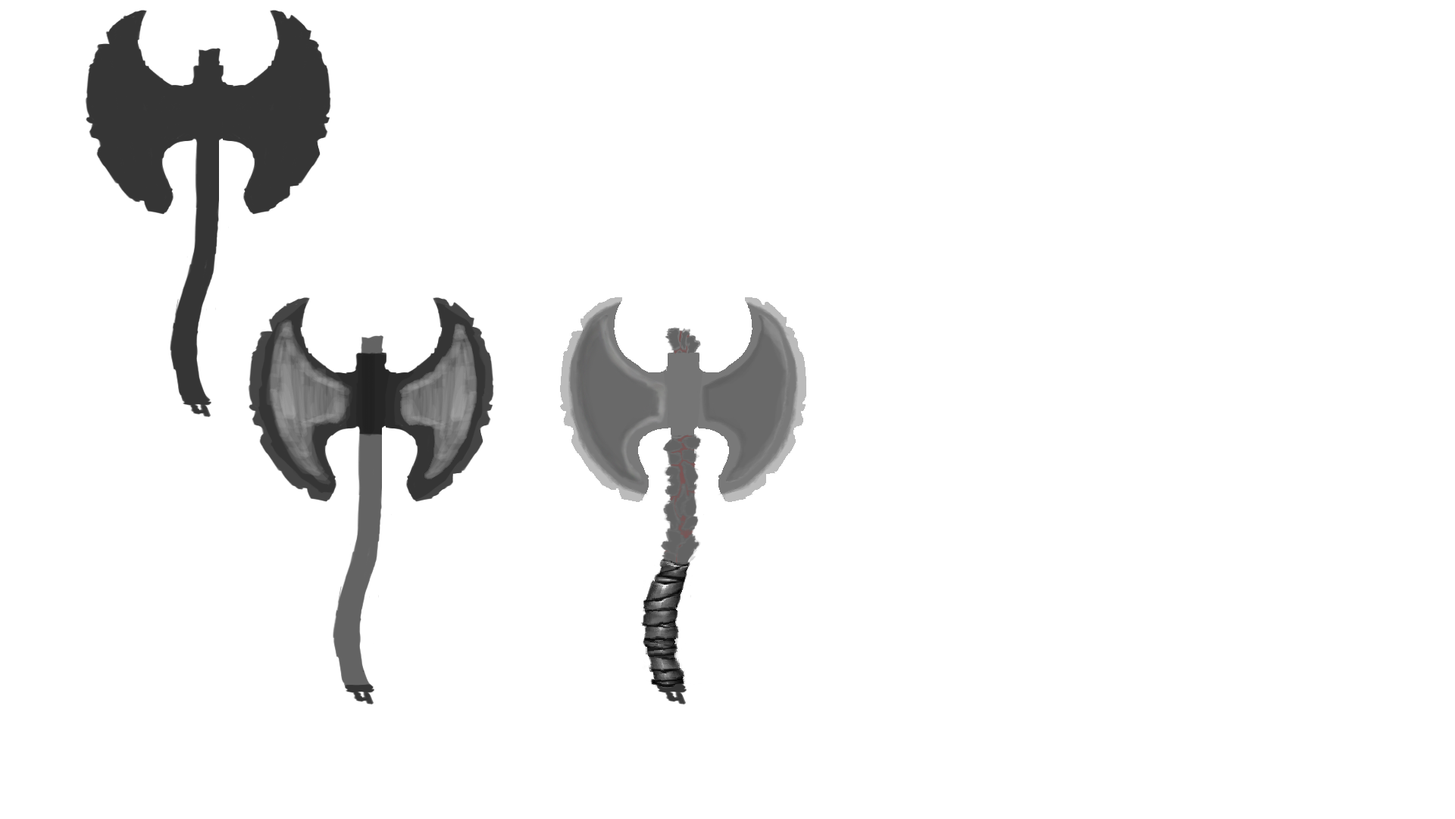
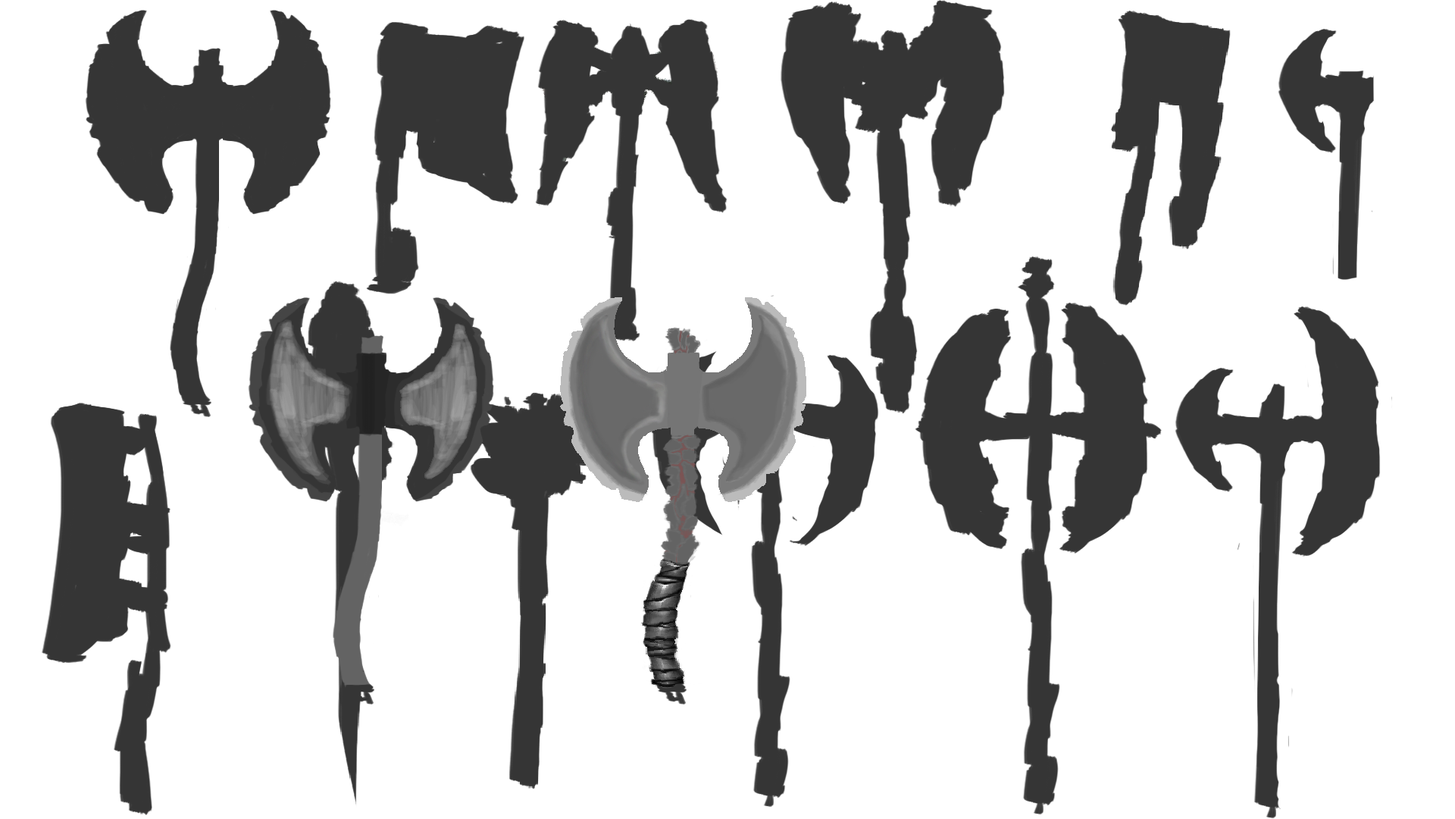
Layer changes from the first 1455×819 image to the second:
showed group "Silhouttes" (9 layers) over (x1=40, y1=0, x2=1393, y2=819)
